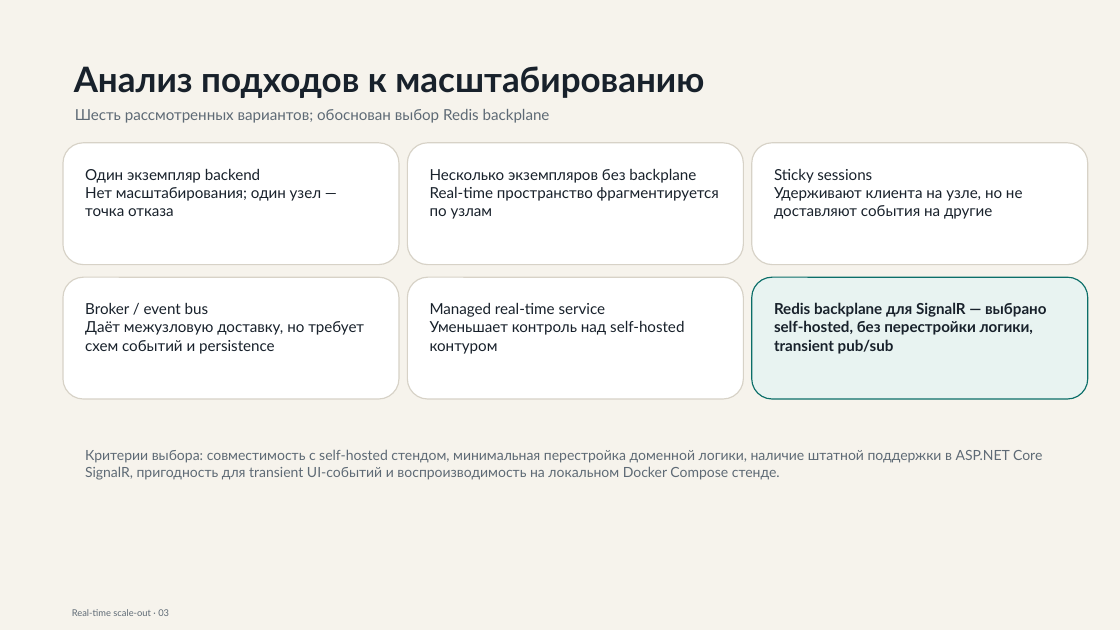
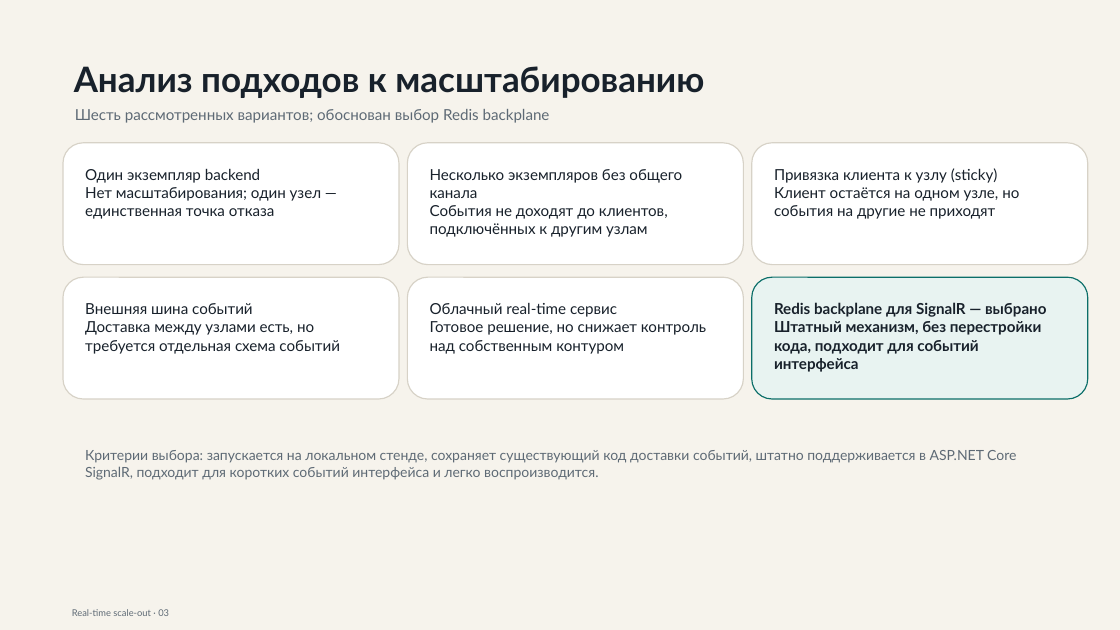
Before and after one commit to gently-whitesnow/final-qualifying-work, a slide deck: slide 3 of build/pptx/practice-defense-draft.pptx. Drawn at 1120x630 pixels with LibreOffice and Linux fonts; fonts in the diff are those of the drawing. Boxes give left, top, right and bottom in pixels: in the first picture for what was removed or moved away, otherwise in the second. Text is boxed around its words. In the diff, an @@ line names an element or a change of style, - is before the commit and + after.

```diff
--- a/build/pptx/practice-defense-draft.pptx
+++ b/build/pptx/practice-defense-draft.pptx
@@ text in rounded rectangle at [430, 169, 682, 237]: text changed @@
-Несколько экземпляров без backplane
-Real-time пространство фрагментируется по узлам
+Несколько экземпляров без общего канала
+События не доходят до клиентов, подключённых к другим узлам
@@ text in rounded rectangle at [774, 168, 1019, 219]: text changed @@
-Sticky sessions
-Удерживают клиента на узле, но не доставляют события на другие
+Привязка клиента к узлу (sticky)
+Клиент остаётся на одном узле, но события на другие не приходят
@@ text in rounded rectangle at [85, 187, 321, 219]: text changed @@
-Нет масштабирования; один узел — точка отказа
+Нет масштабирования; один узел — единственная точка отказа
@@ text in rounded rectangle at [85, 303, 340, 354]: text changed @@
-Broker / event bus
-Даёт межузловую доставку, но требует схем событий и persistence
+Внешняя шина событий
+Доставка между узлами есть, но требуется отдельная схема событий
@@ text in rounded rectangle at [430, 303, 706, 354]: text changed @@
-Managed real-time service
-Уменьшает контроль над self-hosted контуром
+Облачный real-time сервис
+Готовое решение, но снижает контроль над собственным контуром
@@ text in rounded rectangle at [774, 321, 1042, 372]: text changed @@
-self-hosted, без перестройки логики, transient pub/sub
+Штатный механизм, без перестройки кода, подходит для событий интерфейса
@@ text at [85, 450, 1016, 480]: text changed @@
-Критерии выбора: совместимость с self-hosted стендом, минимальная перестройка доменной логики, наличие штатной поддержки в ASP.NET Core SignalR, пригодность для transient UI-событий и воспроизводимость на локальном Docker Compose стенде.
+Критерии выбора: запускается на локальном стенде, сохраняет существующий код доставки событий, штатно поддерживается в ASP.NET Core SignalR, подходит для коротких событий интерфейса и легко воспроизводится.
```
Also in this commit, not shown: 4 other slides changed, 3 other files.
